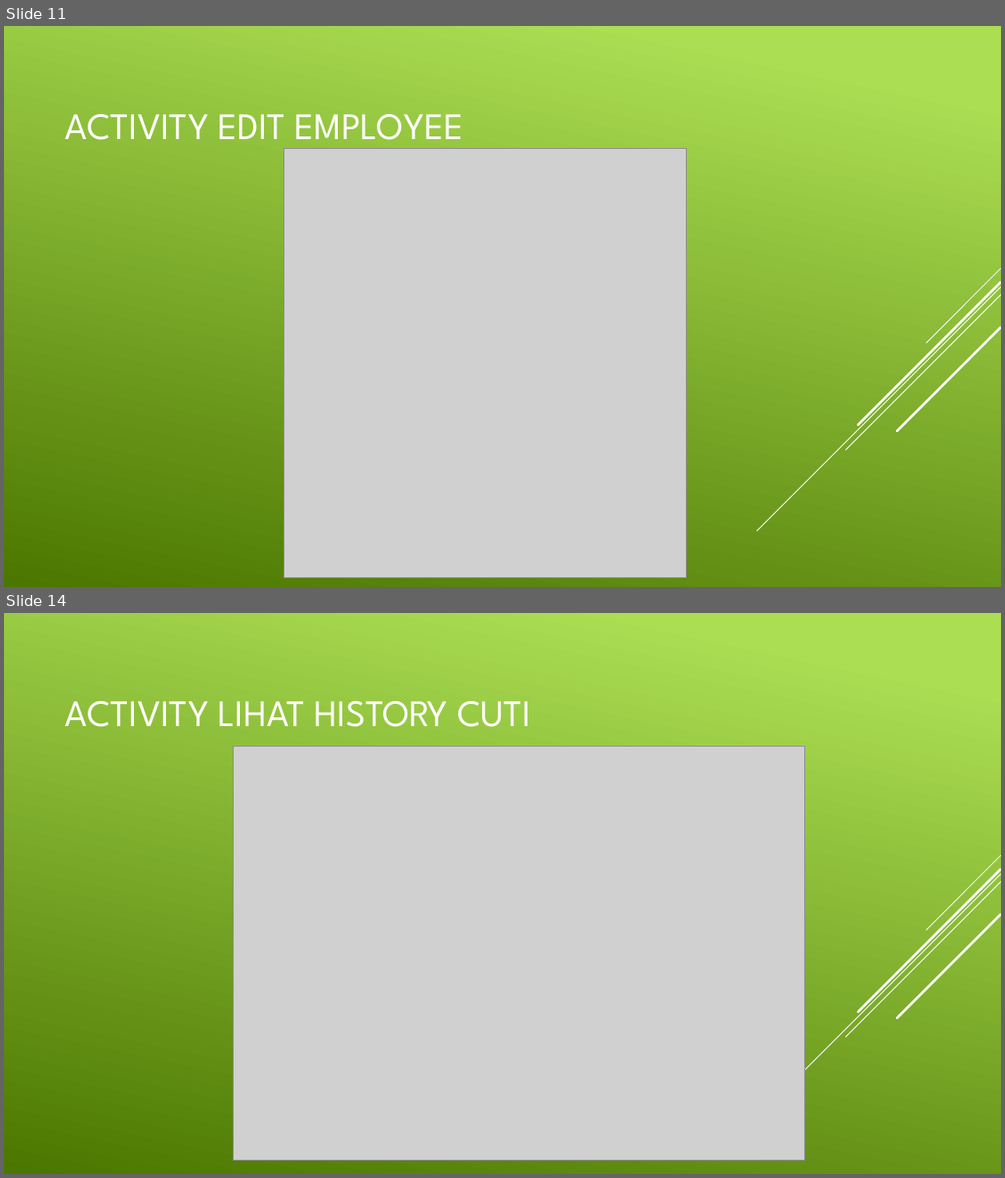
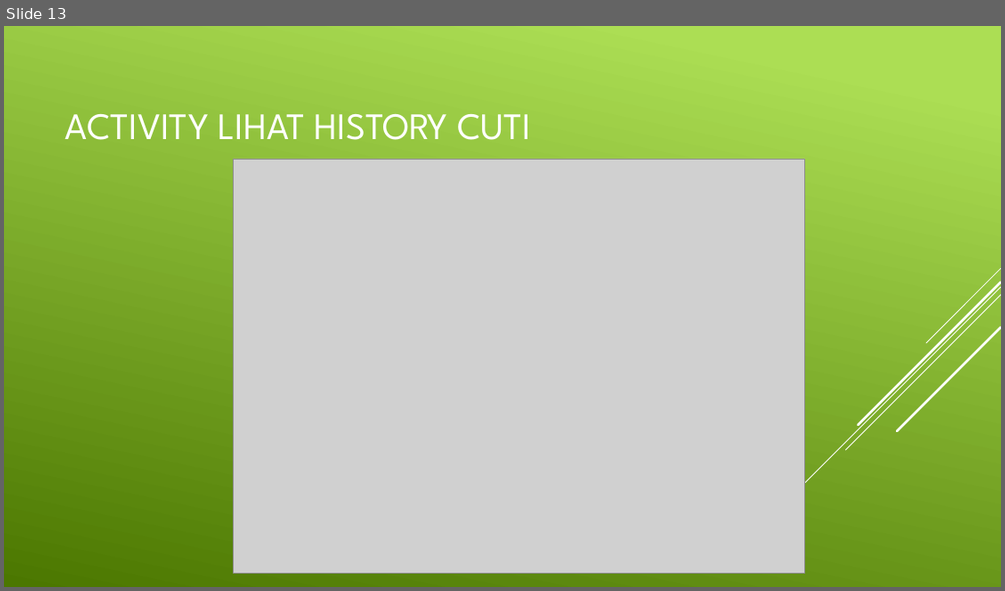
Before and after one commit to felixcandra/AplikasiCuti, a slide deck: Aplikasi Pengajuan Cuti.pptx. Shown one above the other, each under a label of ours: slides 11 and 14 before the commit, slide 13 after it; the slides between them are not shown. The pictures are 1005x1178 and 1005x591 pixels, drawn with LibreOffice and Linux fonts; fonts in the diff are those of the drawing; grey boxes stand for pictures. Boxes give left, top, right and bottom in pixels: in the first picture for what was removed or moved away, otherwise in the second. Text is boxed around its words. In the diff, an @@ line names an element or a change of style, - is before the commit and + after.

Commit message:
update ppt update deskripsi & gambar activity employee di laporan update gambar activity manage employee

```diff
--- a/Aplikasi Pengajuan Cuti.pptx
+++ b/Aplikasi Pengajuan Cuti.pptx
@@ slide 11 removed at [4,26,1001,587], background gradient #ACDF55 to #4C7800; not listed: 5 template elements that a slide beside it also shows @@
@@ title removed at [65,114,463,151] @@
-ACTIVITY EDIT EMPLOYEE
@@ picture removed at [284,149,687,578] @@
@@ what was slide 14 is now slide 13 @@
```
Also in this commit, not shown: 2 slides changed, 3 slides added, 3 other slides removed, 5 other files.
